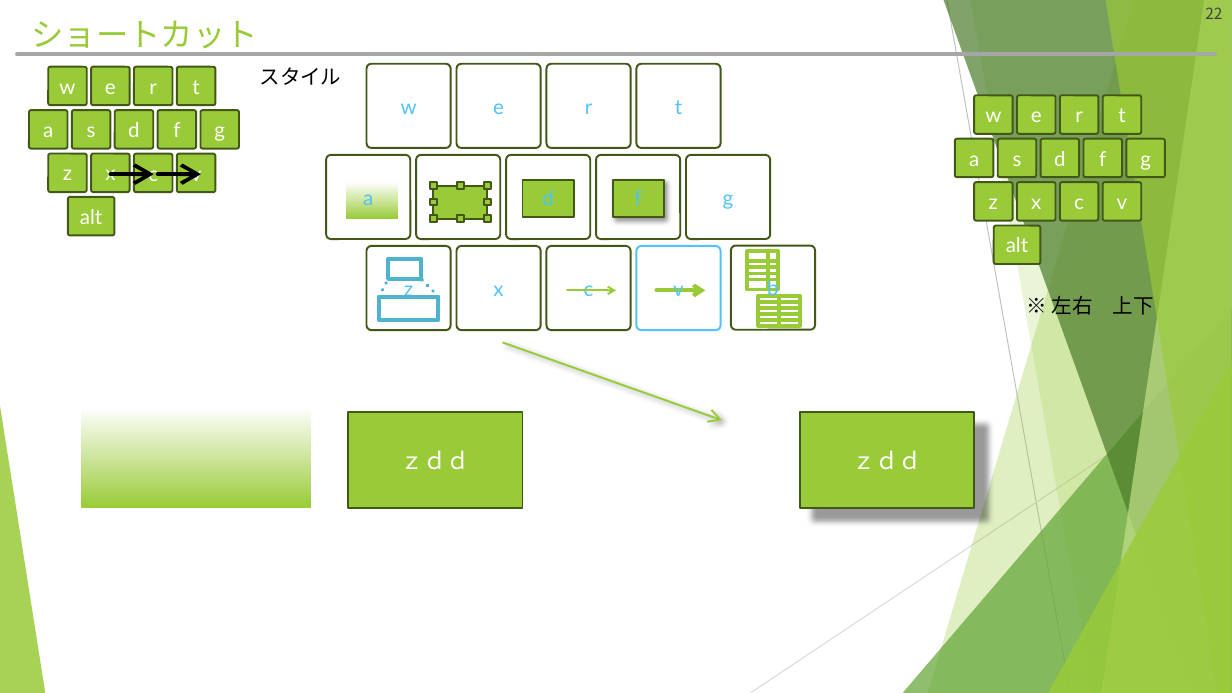
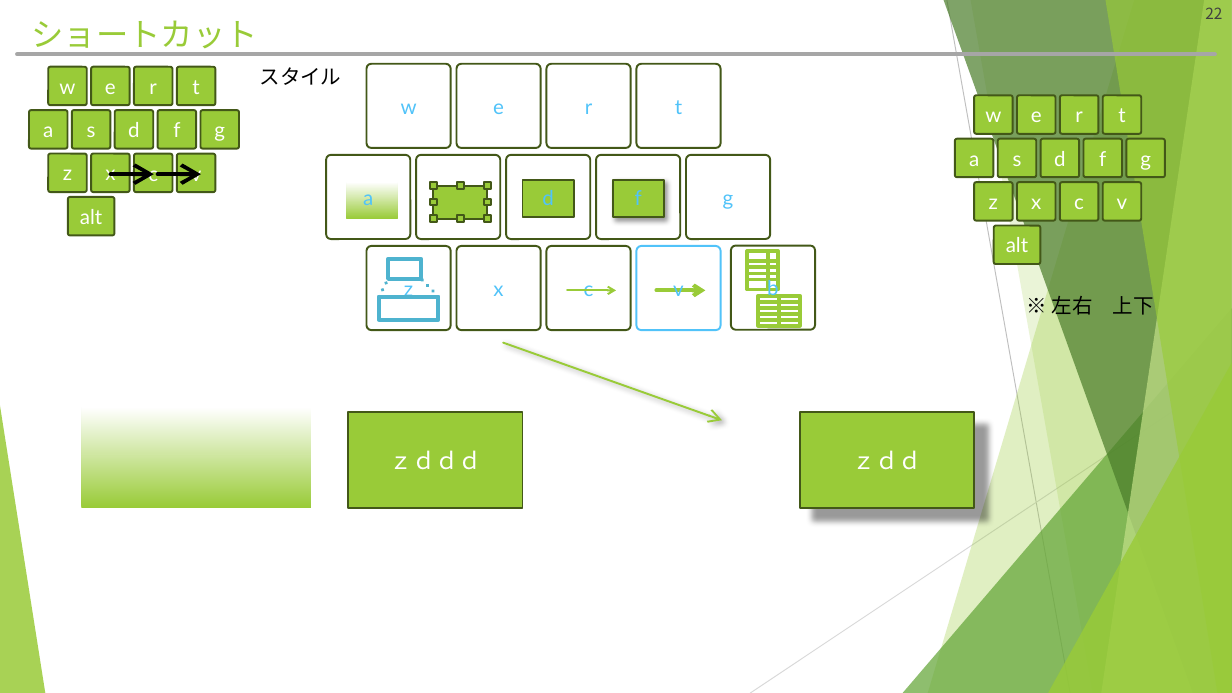
Before and after one commit to hitsuji-ga-u/pawapo, a slide deck: slide 22 of slide/customUI_debug.pptm. Drawn at 1232x693 pixels with LibreOffice and Linux fonts; fonts in the diff are those of the drawing. Boxes give left, top, right and bottom in pixels: in the first picture for what was removed or moved away, otherwise in the second. Text is boxed around its words. In the diff, an @@ line names an element or a change of style, - is before the commit and + after.

```diff
--- a/slide/customUI_debug.pptm
+++ b/slide/customUI_debug.pptm
@@ text in freeform shape at (389, 450, 481, 470): text changed @@
-ｚｄｄ
+ｚｄｄｄ
```
Also in this commit, not shown: 2 other slides changed, 4 other files.
